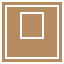
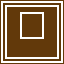
Comparing the layer stacks of the two 64x64 images. Changes:
removed layer "矩形 3" over [2, 2, 62, 62]
added layer "矩形 6 副本" over [0, 0, 64, 64]
